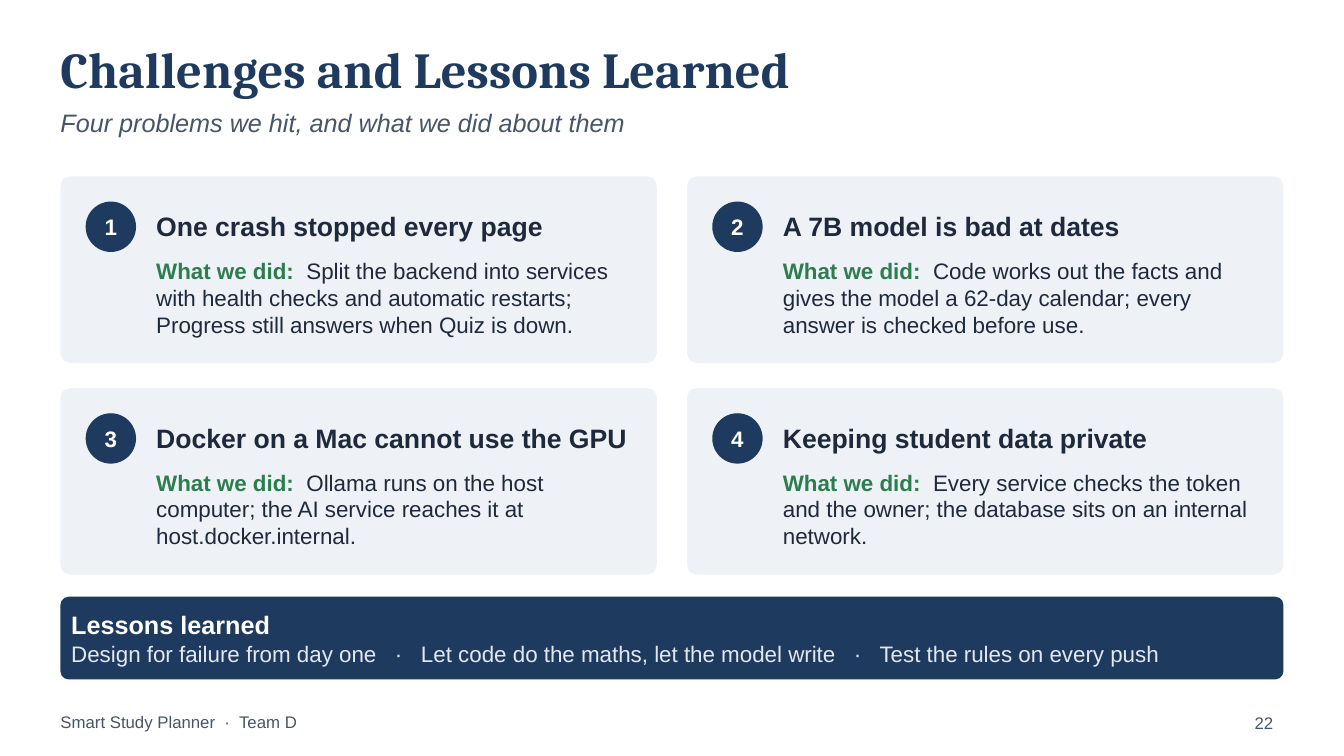
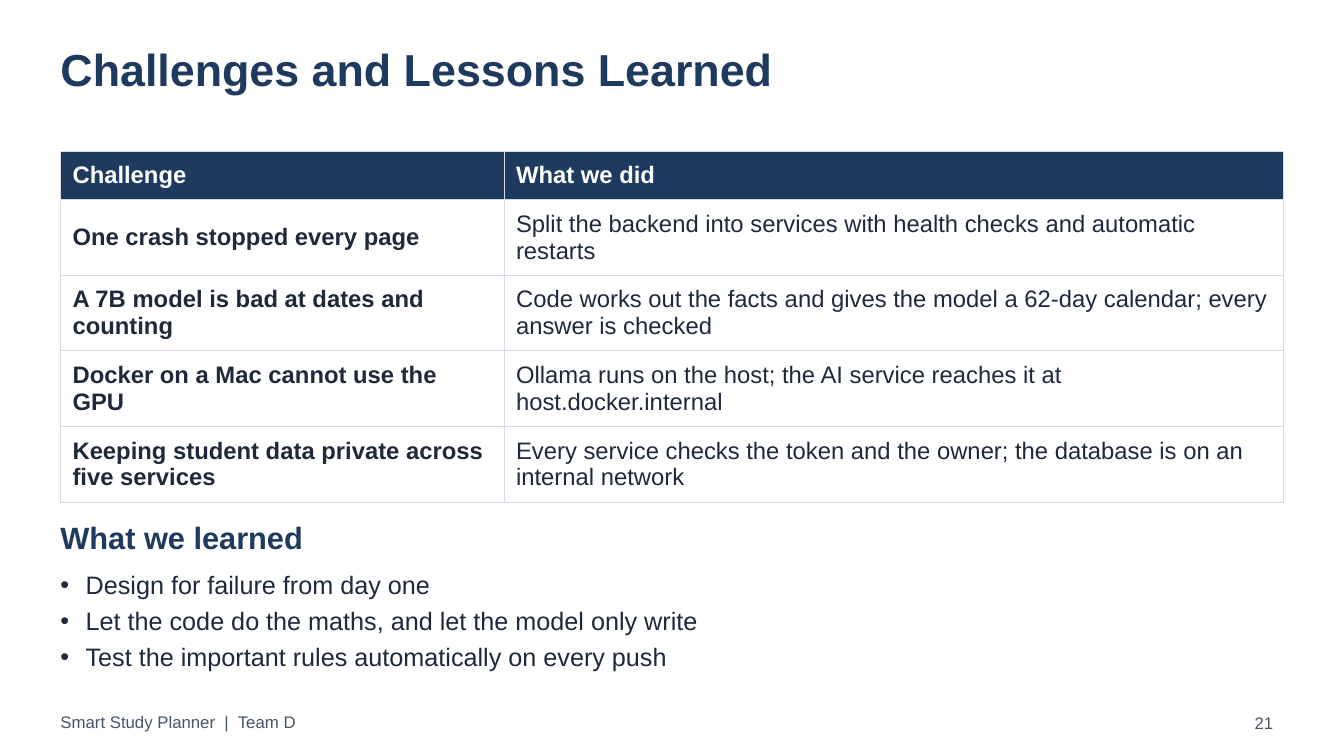
Before and after one commit to Anishpandey00/ssp-web, a slide deck: slide 21 of docs/presentations/SSP_Final_Presentation.pptx (slide 22 before the commit). Drawn at 1344x756 pixels with LibreOffice and Linux fonts; fonts in the diff are those of the drawing. Boxes give left, top, right and bottom in pixels: in the first picture for what was removed or moved away, otherwise in the second. Text is boxed around its words. In the diff, an @@ line names an element or a change of style, - is before the commit and + after.

```diff
--- a/docs/presentations/SSP_Final_Presentation.pptx
+++ b/docs/presentations/SSP_Final_Presentation.pptx
@@ title "Challenges and Lessons Learned" at bbox=[60, 53, 772, 95]: size 36 to 32 pt, font Cambria to Arial @@
@@ text removed at bbox=[60, 113, 625, 137] @@
-Four problems we hit, and what we did about them
@@ rounded rectangle removed at bbox=[60, 176, 657, 363] @@
@@ table added at bbox=[60, 151, 1284, 490], 5 rows, 2 columns @@
+Challenge | What we did
+One crash stopped every page | Split the backend into services with health checks and automatic restarts
+A 7B model is bad at dates and counting | Code works out the facts and gives the model a 62-day calendar; every answer is checked
+Docker on a Mac cannot use the GPU | Ollama runs on the host; the AI service reaches it at host.docker.internal
+Keeping student data private across five services | Every service checks the token and the owner; the database is on an internal network
@@ rounded rectangle removed at bbox=[688, 176, 1285, 363] @@
@@ ellipse removed at bbox=[86, 202, 136, 252] @@
-1
@@ ellipse removed at bbox=[713, 202, 763, 252] @@
-2
@@ text removed at bbox=[156, 216, 543, 241] @@
-One crash stopped every page
@@ text removed at bbox=[783, 216, 1119, 237] @@
-A 7B model is bad at dates
@@ text removed at bbox=[156, 262, 608, 338] @@
-What we did: Split the backend into services with health checks and automatic restarts; Progress still answers when Quiz is down.
@@ text removed at bbox=[783, 262, 1222, 334] @@
-What we did: Code works out the facts and gives the model a 62-day calendar; every answer is checked before use.
@@ rounded rectangle removed at bbox=[60, 388, 657, 575] @@
@@ rounded rectangle removed at bbox=[688, 388, 1285, 575] @@
@@ ellipse removed at bbox=[86, 413, 136, 464] @@
-3
@@ ellipse removed at bbox=[713, 413, 763, 464] @@
-4
@@ text removed at bbox=[156, 428, 627, 449] @@
-Docker on a Mac cannot use the GPU
@@ text removed at bbox=[783, 428, 1147, 453] @@
-Keeping student data private
@@ text removed at bbox=[156, 474, 543, 545] @@
-What we did: Ollama runs on the host computer; the AI service reaches it at host.docker.internal.
@@ text removed at bbox=[783, 474, 1247, 545] @@
-What we did: Every service checks the token and the owner; the database sits on an internal network.
@@ text added at bbox=[60, 526, 303, 550], 22 pt, text #1F3A5F, bold @@
+What we learned
@@ text "Design for failure from day ...": place and size @@
-text "Design for failure from day ..." at bbox=[60, 597, 1284, 680]
+text "Design for failure from day ..." at bbox=[86, 575, 697, 672]
@@ text "Design for failure from day ..." at bbox=[86, 575, 697, 672]: vertical alignment middle to top; fill #1F3A5F to none @@
@@ text at bbox=[86, 575, 697, 672]: text changed; size 16 to 18 pt; text colour #E2E8F0 to #1E293B @@
-Lessons learned
-Design for failure from day one · Let code do the maths, let the model write · Test the rules on every push
+• Design for failure from day one
+• Let the code do the maths, and let the model only write
+• Test the important rules automatically on every push
@@ text at bbox=[60, 716, 296, 732]: text changed @@
-Smart Study Planner · Team D
+Smart Study Planner | Team D
@@ page number at bbox=[1255, 717, 1274, 729]: text changed @@
-22
+21
```
Also in this commit, not shown: 27 other slides changed, 3 slides added, 2 slides removed.
